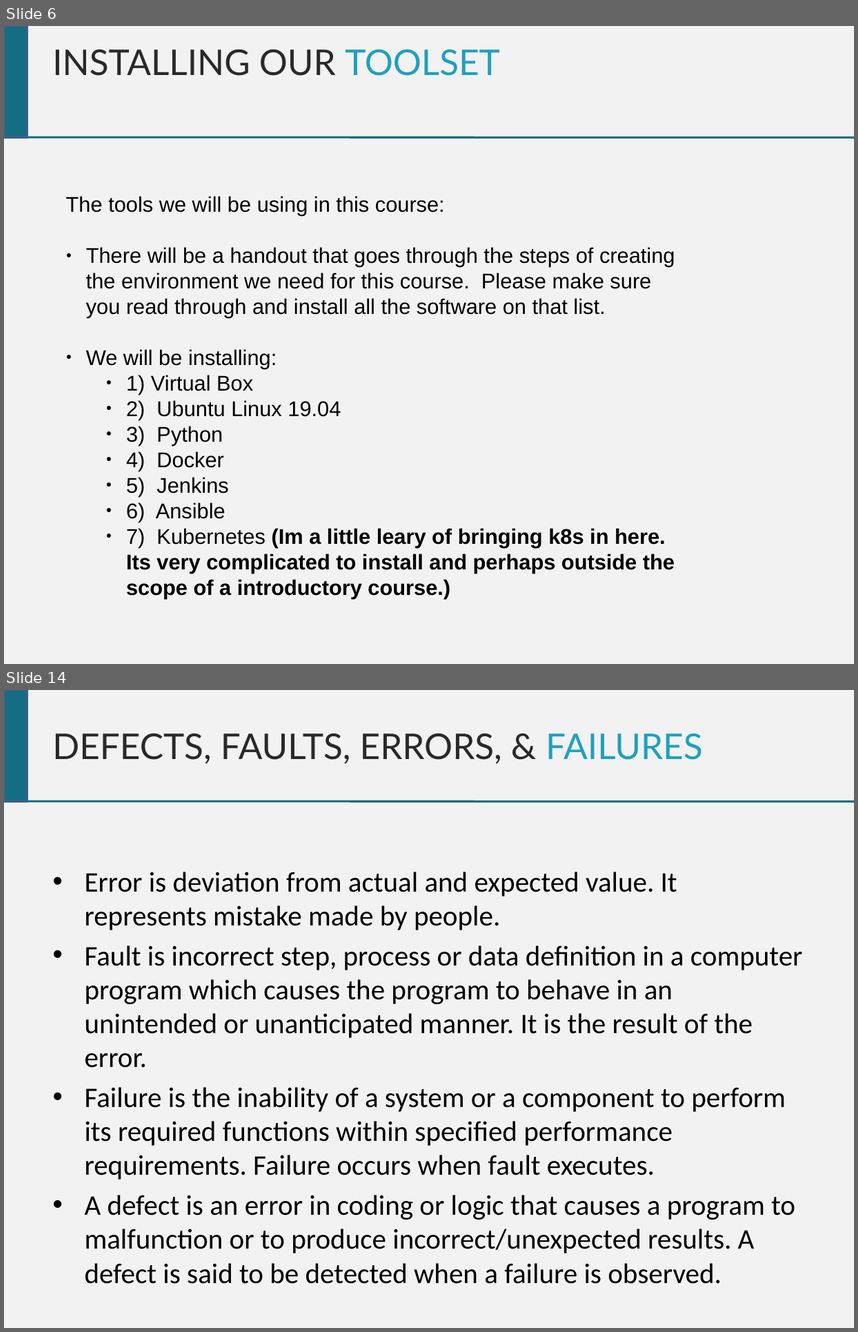
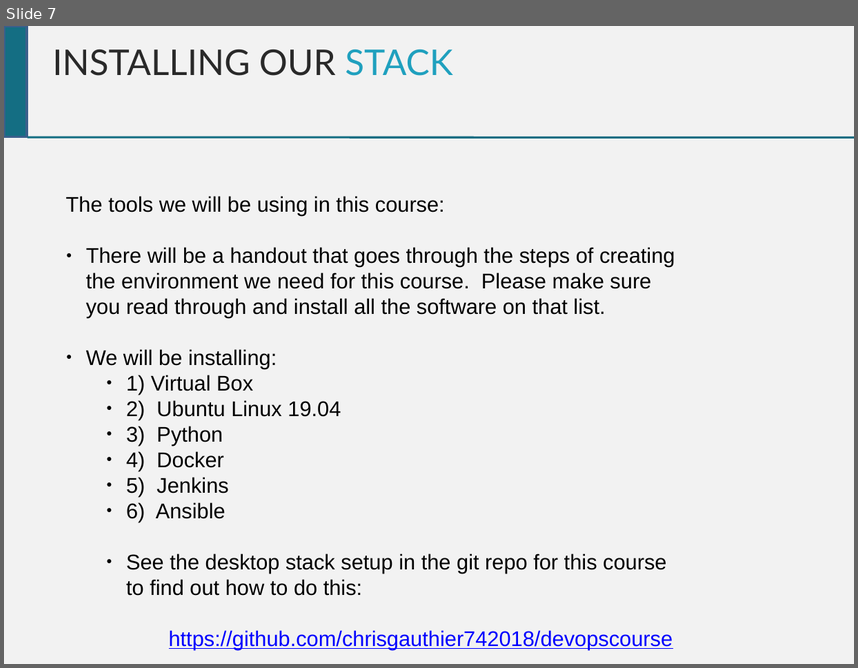
Before and after one commit to chrisgauthier742018/devopscourse, a slide deck: Dev Ops Course.pptx. Shown one above the other, each under a label of ours: slides 6 and 14 before the commit, slide 7 after it; the slides between them are not shown. The pictures are 858x1332 and 858x668 pixels, drawn with LibreOffice and Linux fonts; fonts in the diff are those of the drawing. Boxes give left, top, right and bottom in pixels: in the first picture for what was removed or moved away, otherwise in the second. Text is boxed around its words. In the diff, an @@ line names an element or a change of style, - is before the commit and + after.

```diff
--- a/Dev Ops Course.pptx
+++ b/Dev Ops Course.pptx
@@ slide 14 removed at box(4, 690, 854, 1328), background #F2F2F2 @@
@@ rectangle removed at box(4, 690, 27, 801) @@
@@ text removed at box(52, 733, 702, 764) @@
-DEFECTS, FAULTS, ERRORS, & FAILURES
@@ line removed from (27, 801) to (854, 801) @@
@@ text removed at box(85, 871, 803, 1283) @@
-• Error is deviation from actual and expected value. It represents mistake made by people.
-• Fault is incorrect step, process or data definition in a computer program which causes the program to behave in an unintended or unanticipated manner. It is the result of the error.
-• Failure is the inability of a system or a component to perform its required functions within specified performance requirements. Failure occurs when fault executes.
-• A defect is an error in coding or logic that causes a program to malfunction or to produce incorrect/unexpected results. A defect is said to be detected when a failure is observed.
@@ what was slide 6 is now slide 7 @@
@@ slide 7 changed as well @@
@@ text at box(52, 49, 453, 76): text changed @@
-INSTALLING OUR TOOLSET
+INSTALLING OUR STACK
@@ text at box(126, 553, 673, 649): text changed; bold off @@
-    ● 7) Kubernetes (Im a little leary of bringing k8s in here. Its very complicated to install and perhaps outside the scope of a introductory course.)
+    ● See the desktop stack setup in the git repo for this course to find out how to do this:
+https://github.com/chrisgauthier742018/devopscourse
```
Also in this commit, not shown: 4 other slides changed, 11 slides added, 14 other slides removed, 1 other file.
